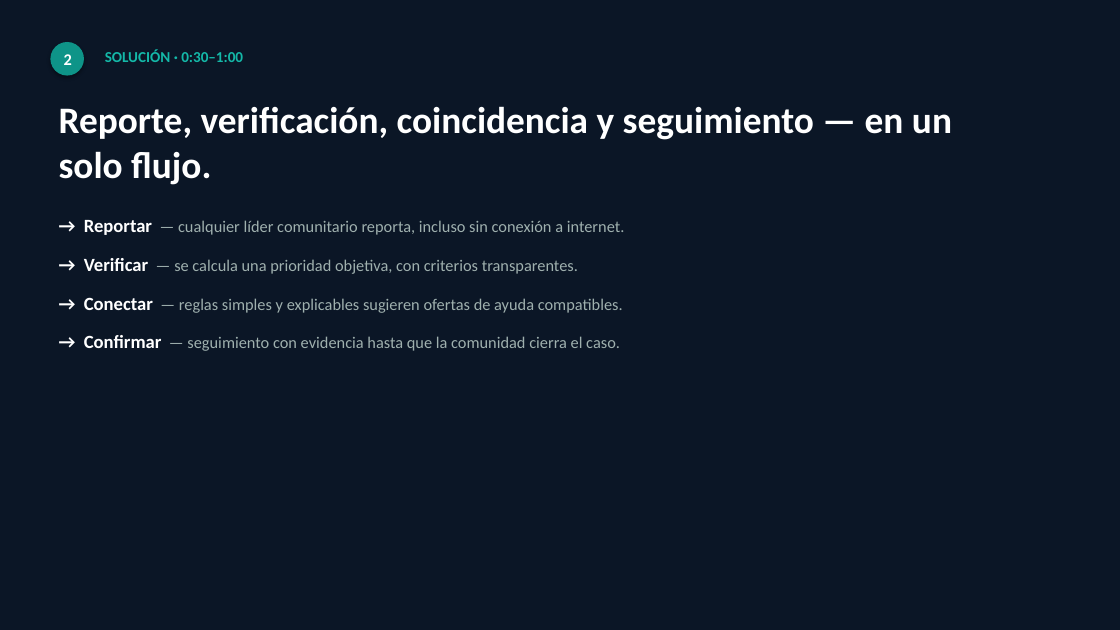
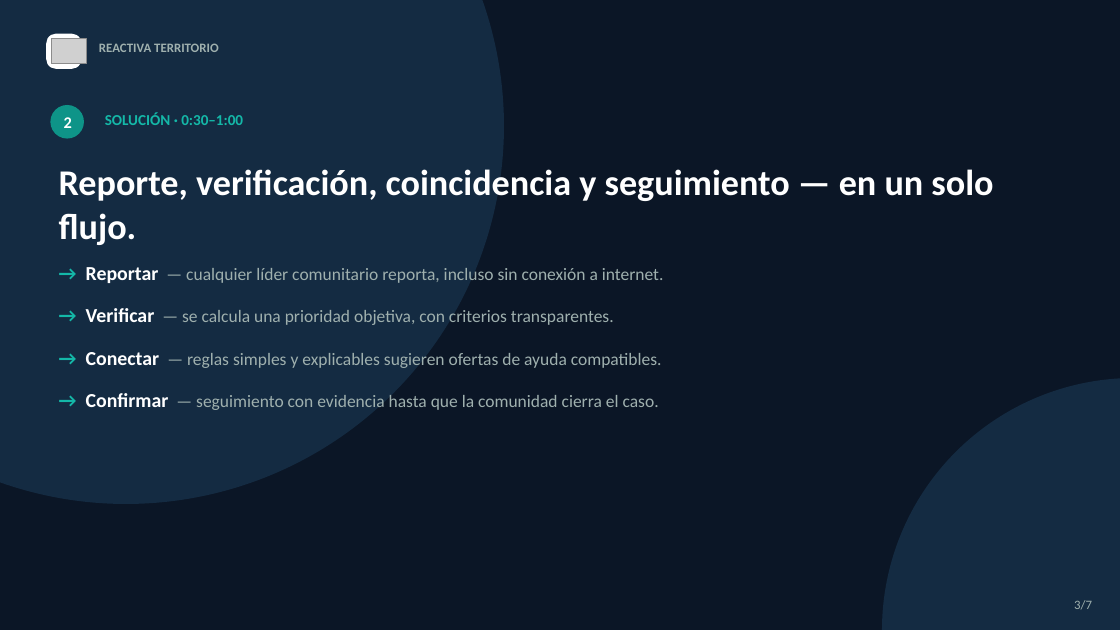
Before and after one commit to lnieto044/ReActiva_Territorio, a slide deck: slide 3 of docs/slides.pptx. Drawn at 1120x630 pixels with LibreOffice and Linux fonts; fonts in the diff are those of the drawing; grey boxes stand for pictures. Boxes give left, top, right and bottom in pixels: in the first picture for what was removed or moved away, otherwise in the second. Text is boxed around its words. In the diff, an @@ line names an element or a change of style, - is before the commit and + after.

```diff
--- a/docs/slides.pptx
+++ b/docs/slides.pptx
@@ ellipse added at [0, 0, 504, 504], fill #142B42 @@
@@ rounded rectangle added at [46, 34, 82, 69], fill #FFFFFF @@
@@ picture added at [51, 39, 87, 64] @@
@@ text added at [99, 43, 219, 52], 11 pt, text #9FB0AE, bold @@
+REACTIVA TERRITORIO
@@ ellipse "2" at [50, 105, 84, 139]: shadow off @@
@@ 2 texts, 1 ellipse: place and size @@
-2 texts, 1 ellipse at [50, 42, 952, 185]
+2 texts, 1 ellipse at [50, 105, 993, 245]
@@ text "Reporte, verificación, coincidencia y seguimiento ..." at [59, 169, 993, 245]: size 32 to 31 pt @@
@@ text "→ Reportar — cualquier líder ...": place and size @@
-text "→ Reportar — cualquier líder ..." at [84, 220, 625, 351]
+text "→ Reportar — cualquier líder ..." at [86, 267, 664, 410]
@@ text "→ Reportar — cualquier líder ..." at [86, 267, 664, 410]: size 16 to 17 pt in "→ Reportar", "→ Verificar", "→ Conectar", "→ Confirmar"; size 14 to 15 pt in "— cualquier líder comunitario reporta, incluso sin ...", "— se calcula una prioridad objetiva, con ...", "— reglas simples y explicables sugieren ofertas ...", "— seguimiento con evidencia hasta que la ..."; text colour #FFFFFF to #14B8A8 in "→", "→", "→", "→"; more space between paragraphs @@
@@ ellipse added at [882, 378, 1120, 630], fill #142B42 @@
@@ text added at [1074, 600, 1092, 609], 11 pt, text #9FB0AE @@
+3/7
```
Also in this commit, not shown: 6 other slides changed.
